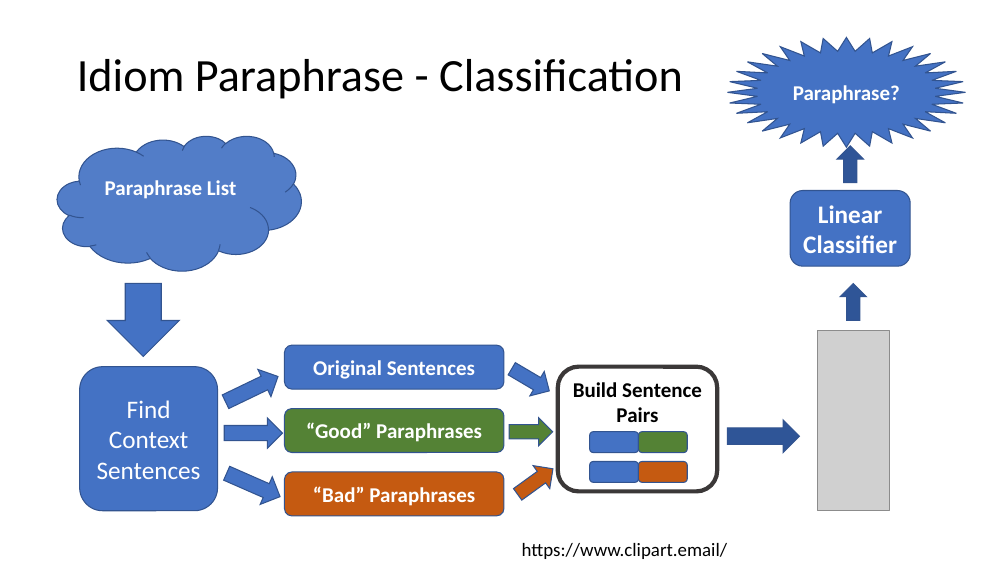
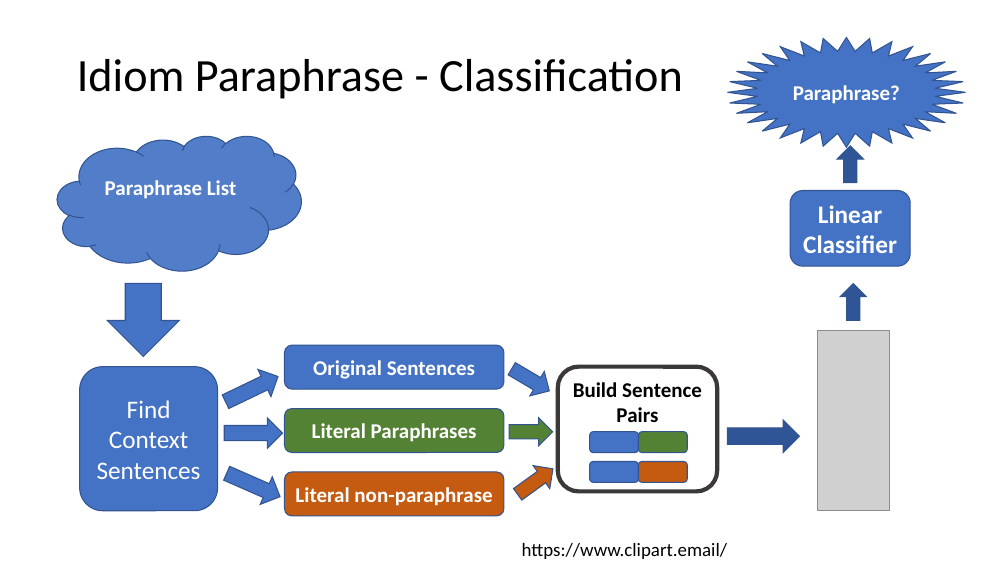
Before and after one commit to spacemanidol/AnalyzingNeuralLanguageModelsGroup1, a slide deck: slide 84 of PaperPresentation02202020.pptx. Drawn at 1008x567 pixels with LibreOffice and Linux fonts; fonts in the diff are those of the drawing; grey boxes stand for pictures. Boxes give left, top, right and bottom in pixels: in the first picture for what was removed or moved away, otherwise in the second. Text is boxed around its words. In the diff, an @@ line names an element or a change of style, - is before the commit and + after.

Commit message:
Update PaperPresentation02202020.pptx
Changes "bad paraphrase" to literal non-paraphrase

```diff
--- a/PaperPresentation02202020.pptx
+++ b/PaperPresentation02202020.pptx
@@ text in rounded rectangle at box(312, 423, 477, 442): text changed @@
-“Good” Paraphrases
+Literal Paraphrases
@@ text in rounded rectangle at box(295, 487, 492, 506): text changed @@
-“Bad” Paraphrases
+Literal non-paraphrase
```
Also in this commit, not shown: 4 other slides changed.
